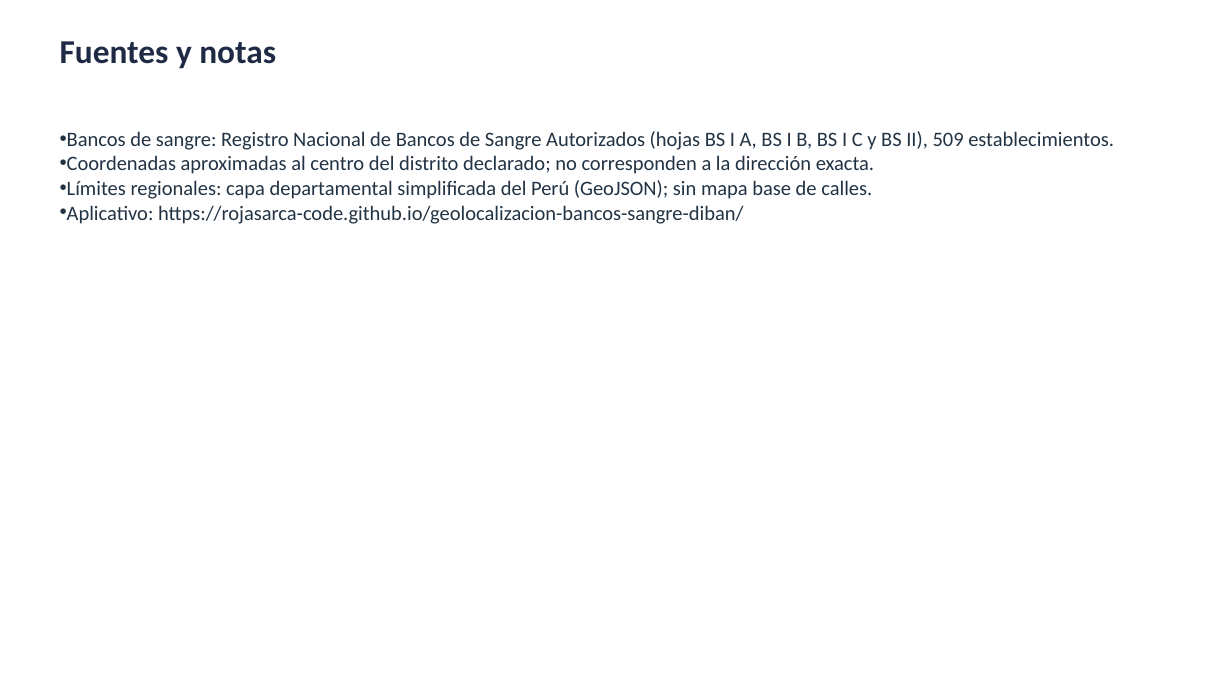
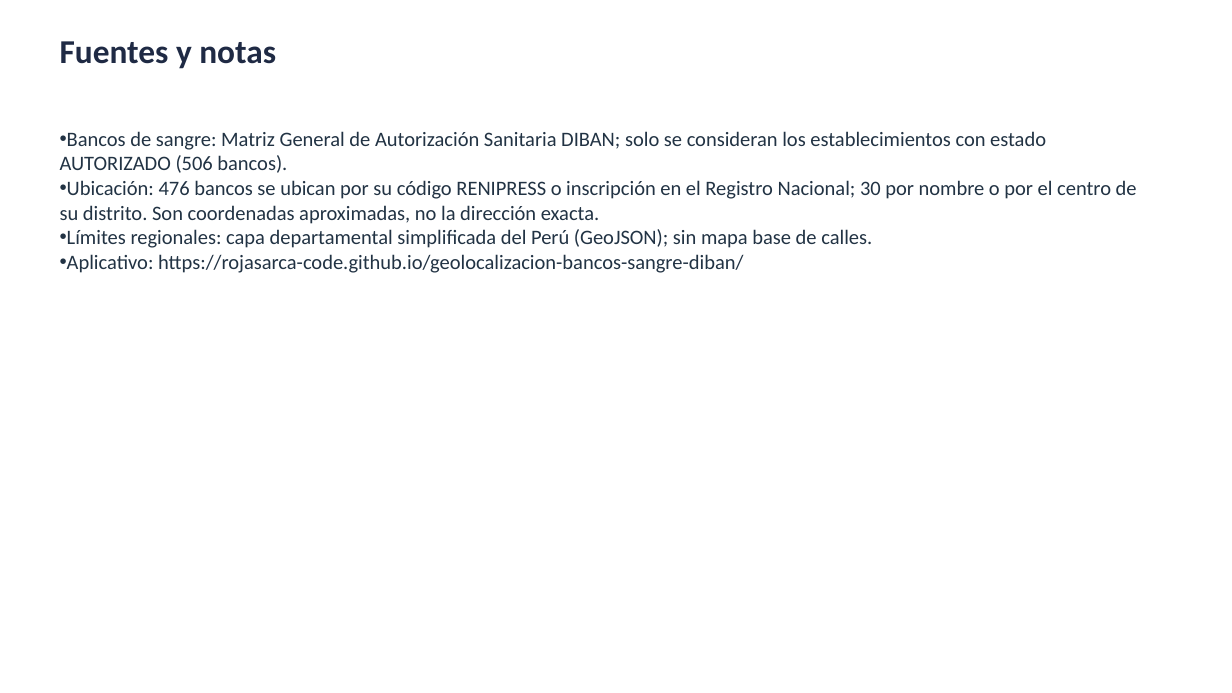
Before and after one commit to rojasarca-code/geolocalizacion-bancos-sangre-diban, a slide deck: slide 31 of datos/Bancos_de_sangre_por_region.pptx. Drawn at 1232x693 pixels with LibreOffice and Linux fonts; fonts in the diff are those of the drawing. Boxes give left, top, right and bottom in pixels: in the first picture for what was removed or moved away, otherwise in the second. Text is boxed around its words. In the diff, an @@ line names an element or a change of style, - is before the commit and + after.

```diff
--- a/datos/Bancos_de_sangre_por_region.pptx
+++ b/datos/Bancos_de_sangre_por_region.pptx
@@ text at (x1=60, y1=131, x2=1137, y2=224): text changed @@
-• Bancos de sangre: Registro Nacional de Bancos de Sangre Autorizados (hojas BS I A, BS I B, BS I C y BS II), 509 establecimientos.
-• Coordenadas aproximadas al centro del distrito declarado; no corresponden a la dirección exacta.
+• Bancos de sangre: Matriz General de Autorización Sanitaria DIBAN; solo se consideran los establecimientos con estado AUTORIZADO (506 bancos).
+• Ubicación: 476 bancos se ubican por su código RENIPRESS o inscripción en el Registro Nacional; 30 por nombre o por el centro de su distrito. Son coordenadas aproximadas, no la dirección exacta.
```
Also in this commit, not shown: 18 other slides changed.
